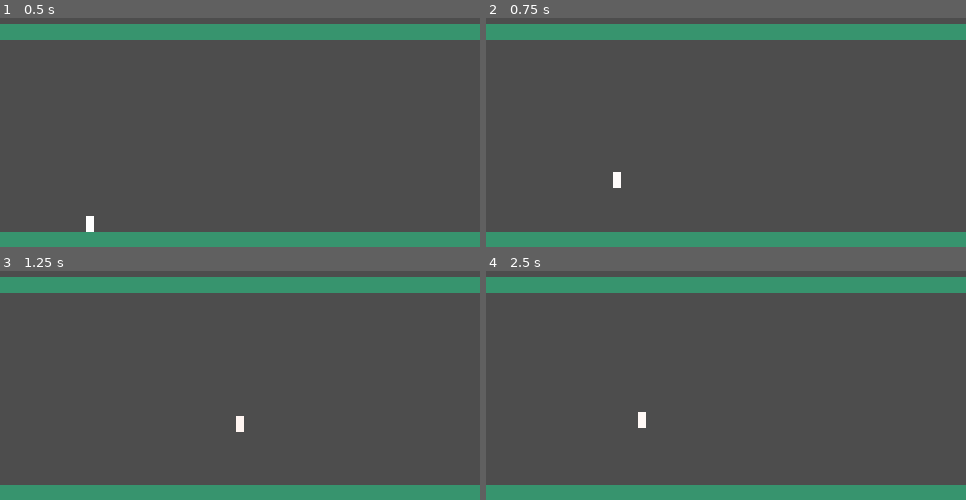
Above: before the commit, frames 1-4 (two rows, left to right).
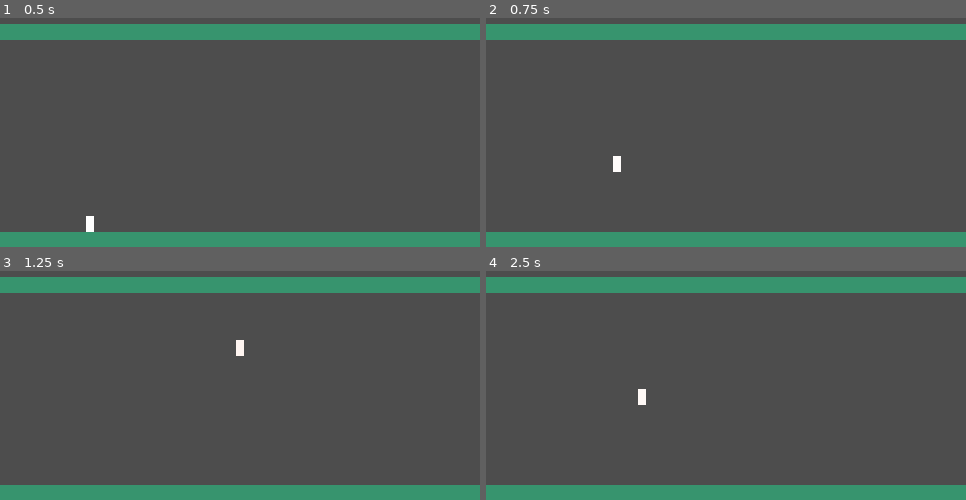
Above: after the commit, the same moments.

Repository: NTUT-NGDC/2D-Platformer-Template
Game: Godot game, scene res://tests/systems/MechanicOnRespawnTest.tscn
Same seed, same stepped clock (60 frames per second), same inputs: the game is played once before the commit and once after it. This scene is started directly instead of the project's main scene.
Inputs (mouse positions are in pixels of both pictures, inside the frame that each line leads up to):
- Up to frame 1 (0.5 s): no input
- Up to frame 2 (0.75 s): tap Enter at 0.5 s; move the mouse to (831, 98) at 0.52 s; hold Right (move_right) from 0.53 s (still down); tap Space (jump) at 0.6 s; click (831, 98) at 0.67 s
- Up to frame 3 (1.25 s): keep holding Right (move_right); tap Space (jump) at 0.77, 1.07 s
- Up to frame 4 (2.5 s): release Right (move_right) at 1.25 s; drag from (630, 378) to (702, 419) at 1.27 s; tap R (restart) at 2 s; move the mouse to (774, 305) at 2.02 s; hold Left (move_left) from 2.03 s (still down); tap Ctrl at 2.1 s; tap Space (jump) at 2.3 s

Frame 1 is identical in both runs. In frame 2, 0.2% of the frame differs, in the area x 26-29%, y 60-75%; in frame 3, 0.2%; in frame 4, 0.2%.

Commit message:
U108 MoveContext 倍率改成乘上去，修多張卡調同一個倍率互相覆蓋
Co-Authored-By: Claude Opus 5.5 <noreply@anthropic.com>

Diff:
--- a/mechanics/_extra/_scripts/Extra_Dash.gd
+++ b/mechanics/_extra/_scripts/Extra_Dash.gd
@@ -53,8 +53,8 @@
 		return
 	_dash_time_left -= ctx.delta
 	ctx.auto_run_dir = _dash_dir
-	ctx.speed_scale = dash_speed / player.move_speed
-	ctx.gravity_scale = 0.0
+	ctx.speed_scale *= dash_speed / player.move_speed
+	ctx.gravity_scale *= 0.0
 
 # 重生時取消衝刺中的狀態、冷卻歸零
 func on_respawn() -> void:
--- a/mechanics/_extra/_scripts/Extra_StickyFloor.gd
+++ b/mechanics/_extra/_scripts/Extra_StickyFloor.gd
@@ -16,4 +16,4 @@
 func apply(ctx: MoveContext) -> void:
 	if not player.is_on_ground():
 		return
-	ctx.speed_scale = slow_scale if effect == _EFFECT_SLOW else 0.0
+	ctx.speed_scale *= slow_scale if effect == _EFFECT_SLOW else 0.0
--- a/mechanics/_extra/_scripts/Extra_StompOnly.gd
+++ b/mechanics/_extra/_scripts/Extra_StompOnly.gd
@@ -37,7 +37,7 @@
 
 # 一般跳躍完全失效
 func apply(ctx: MoveContext) -> void:
-	ctx.jump_scale = 0.0
+	ctx.jump_scale *= 0.0
 
 # 碰到敵人：要正在快速下墜、而且人在敵人上方，才算踩中——反彈起跳、對敵人造成傷害
 func _on_sensor_body_entered(body: Node) -> void:
--- a/mechanics/_scripts/Mechanic_NoFriction.gd
+++ b/mechanics/_scripts/Mechanic_NoFriction.gd
@@ -13,7 +13,7 @@
 
 # 把摩擦力改成 remaining_friction；放開方向鍵後如果角色還在滑，第一幀發出 slide_start 事件
 func apply(ctx: MoveContext) -> void:
-	ctx.friction_scale = remaining_friction
+	ctx.friction_scale *= remaining_friction
 	var has_input := not is_zero_approx(player.get_move_input())
 	var is_moving := not is_zero_approx(player.velocity.x)
 	var sliding := not has_input and is_moving
--- a/mechanics/_scripts/Mechanic_PinballBody.gd
+++ b/mechanics/_scripts/Mechanic_PinballBody.gd
@@ -39,7 +39,7 @@
 
 # 每幀把傷害歸零，並倒數無敵時間
 func apply(ctx: MoveContext) -> void:
-	ctx.damage_scale = 0.0
+	ctx.damage_scale *= 0.0
 	if _invincible_left > 0.0:
 		_invincible_left -= ctx.delta
 
--- a/mechanics/_scripts/Mechanic_SizeShift.gd
+++ b/mechanics/_scripts/Mechanic_SizeShift.gd
@@ -120,13 +120,13 @@
 	var f: float = player.size_factor
 	if f > 1.0 and big_scale > 1.0:
 		var t := (f - 1.0) / (big_scale - 1.0)
-		ctx.push_scale = lerpf(1.0, 1.6, t)
-		ctx.knockback_scale = lerpf(1.0, 0.6, t)
-		ctx.jump_scale = lerpf(1.0, 0.7, t)
+		ctx.push_scale *= lerpf(1.0, 1.6, t)
+		ctx.knockback_scale *= lerpf(1.0, 0.6, t)
+		ctx.jump_scale *= lerpf(1.0, 0.7, t)
 	elif f < 1.0 and small_scale < 1.0:
 		var t := (1.0 - f) / (1.0 - small_scale)
-		ctx.jump_scale = lerpf(1.0, 1.3, t)
-		ctx.knockback_scale = lerpf(1.0, 1.6, t)
+		ctx.jump_scale *= lerpf(1.0, 1.3, t)
+		ctx.knockback_scale *= lerpf(1.0, 1.6, t)
 
 # 選到會被瀏覽器攔截的按鍵時提醒（Ctrl、Tab、Esc、F 鍵在網頁版會觸發瀏覽器內建功能）
 func _warn_if_dangerous_key(k: Key) -> void:
--- a/mechanics/_scripts/Mechanic_SpeedRamp.gd
+++ b/mechanics/_scripts/Mechanic_SpeedRamp.gd
@@ -44,8 +44,8 @@
 		_multiplier = 1.0
 		_reached_max = false
 
-	ctx.speed_scale = _multiplier
-	ctx.jump_scale = 1.0 + (_multiplier - 1.0) * speed_affects_jump
+	ctx.speed_scale *= _multiplier
+	ctx.jump_scale *= 1.0 + (_multiplier - 1.0) * speed_affects_jump
 	_sync_visual()
 
 # 重生時速度倍率歸 1、顏色還原
--- a/mechanics/_scripts/Mechanic_Stamina.gd
+++ b/mechanics/_scripts/Mechanic_Stamina.gd
@@ -68,7 +68,7 @@
 		Events.mechanic_event.emit("Mechanic_Stamina", "recovered")
 
 	if _exhausted:
-		ctx.speed_scale = 0.0 if penalty_mode == 0 else _SLOW_SCALE
+		ctx.speed_scale *= 0.0 if penalty_mode == 0 else _SLOW_SCALE
 
 	_refresh_bar()
 
--- a/mechanics/_scripts/Mechanic_StickyBody.gd
+++ b/mechanics/_scripts/Mechanic_StickyBody.gd
@@ -63,7 +63,7 @@
 
 # 黏著中：凍結重力與輸入、跟著黏住的物體移動、逾時自動脫落
 func _apply_stuck(ctx: MoveContext) -> void:
-	ctx.gravity_scale = 0.0
+	ctx.gravity_scale *= 0.0
 	ctx.input_locked = true
 	ctx.movement_frozen = true
 
--- a/player/MoveContext.gd
+++ b/player/MoveContext.gd
@@ -1,5 +1,9 @@
 extends RefCounted
 class_name MoveContext
+
+# 每個物理幀 Player 新建一份，依序交給每張機制卡的 apply() 調整，最後由 Player 算出移動。
+# 規則：倍率一律乘上去（ctx.speed_scale *= 1.5），旗標只設成 true，這樣多張卡同時掛也不會互相蓋掉；
+# auto_run_dir 只能有一個值，場景樹裡排在後面的卡蓋過前面的。
 
 var speed_scale: float = 1.0
 var jump_scale: float = 1.0
--- /dev/null
+++ b/tests/systems/MoveContextStackTest.tscn
@@ -0,0 +1,51 @@
+[gd_scene load_steps=7 format=3]
+
+[ext_resource type="Script" path="res://tests/systems/_scripts/MoveContextStackTest.gd" id="1"]
+[ext_resource type="PackedScene" path="res://player/Player.tscn" id="2"]
+[ext_resource type="Texture2D" path="res://art/white_block.png" id="3"]
+[ext_resource type="PackedScene" path="res://mechanics/Mechanic_Stamina.tscn" id="4"]
+[ext_resource type="PackedScene" path="res://mechanics/Mechanic_SpeedRamp.tscn" id="5"]
+
+[sub_resource type="RectangleShape2D" id="RectangleShape2D_floor"]
+size = Vector2(6000, 16)
+
+[node name="MoveContextStackTest" type="Node2D"]
+script = ExtResource("1")
+
+[node name="Floor" type="StaticBody2D" parent="."]
+position = Vector2(2800, 40)
+collision_layer = 2
+collision_mask = 0
+
+[node name="CollisionShape2D" type="CollisionShape2D" parent="Floor"]
+shape = SubResource("RectangleShape2D_floor")
+
+[node name="Visual" type="ColorRect" parent="Floor"]
+offset_left = -3000.0
+offset_top = -8.0
+offset_right = 3000.0
+offset_bottom = 8.0
+color = Color(0.4, 0.35, 0.3, 1)
+
+[node name="Player" parent="." instance=ExtResource("2")]
+position = Vector2(0, 0)
+
+[node name="Visual" type="Node2D" parent="Player"]
+
+[node name="Sprite2D" type="Sprite2D" parent="Player/Visual"]
+texture = ExtResource("3")
+region_enabled = true
+region_rect = Rect2(0, 0, 16, 32)
+
+[node name="Camera2D" type="Camera2D" parent="Player"]
+zoom = Vector2(0.6, 0.6)
+
+[node name="Mechanics" type="Node2D" parent="Player"]
+
+[node name="Mechanic_Stamina" parent="Player/Mechanics" instance=ExtResource("4")]
+stamina_seconds = 1.5
+
+[node name="Mechanic_SpeedRamp" parent="Player/Mechanics" instance=ExtResource("5")]
+ramp_seconds = 2.0
+
+[node name="Juice" type="Node2D" parent="Player"]
--- /dev/null
+++ b/tests/systems/_scripts/MoveContextStackTest.gd
@@ -0,0 +1,38 @@
+extends Node2D
+
+# 手動驗證用：兩張卡調同一個倍率時要乘在一起，不能互相蓋掉。
+# 體力（1.5 秒耗盡、走不動）＋越跑越快，自動按住「右」跑兩輪，第二輪把兩張卡在場景樹的順序對調。
+# 兩輪都應該：速度先變快，體力耗盡後停下來（速度 0），不會被越跑越快的倍率蓋掉；
+# 之後體力回到 30% 會再跑一小段又停，速度在 0 和兩百多之間跳是體力卡本來的行為。
+# 修改前：第 1 輪體力 0 時速度還會一路衝到 600。
+
+const _RUN_SECONDS := 4.0
+const _PRINT_INTERVAL := 0.5
+
+@onready var _player: CharacterBody2D = $Player
+@onready var _mechanics: Node2D = $Player/Mechanics
+
+# 自動跑兩輪，每輪之間讓體力回滿
+func _ready() -> void:
+	print("[測試] 自動按住「右」%d 秒，跑兩輪；看輸出面板的速度：體力 0 之後要停下來（速度 0），不能繼續衝到 600" % int(_RUN_SECONDS))
+	await get_tree().create_timer(0.5).timeout
+	await _run_round("第 1 輪（體力在前、越跑越快在後，修改前這個順序會出錯）")
+	_mechanics.move_child($Player/Mechanics/Mechanic_SpeedRamp, 0)
+	await get_tree().create_timer(2.0).timeout
+	await _run_round("第 2 輪（越跑越快在前、體力在後）")
+	print("[測試] 測完了：兩輪體力 0 之後都停下來、兩輪數字差不多，就是正確的（跟卡片順序無關）")
+
+# 按住右跑一輪，定時印出速度、體力和越跑越快的倍率
+func _run_round(title: String) -> void:
+	print("[測試] ---- %s ----" % title)
+	Input.action_press("move_right")
+	var elapsed := 0.0
+	while elapsed < _RUN_SECONDS:
+		await get_tree().create_timer(_PRINT_INTERVAL).timeout
+		elapsed += _PRINT_INTERVAL
+		print("[測試] %.1f 秒：速度 %.0f，體力 %.2f，越跑越快倍率 %.2f" % [
+			elapsed, _player.velocity.x,
+			$Player/Mechanics/Mechanic_Stamina._stamina,
+			$Player/Mechanics/Mechanic_SpeedRamp._multiplier,
+		])
+	Input.action_release("move_right")
Not shown, changed: documents/00_foundation.md
Not shown, changed: documents/progress.md
